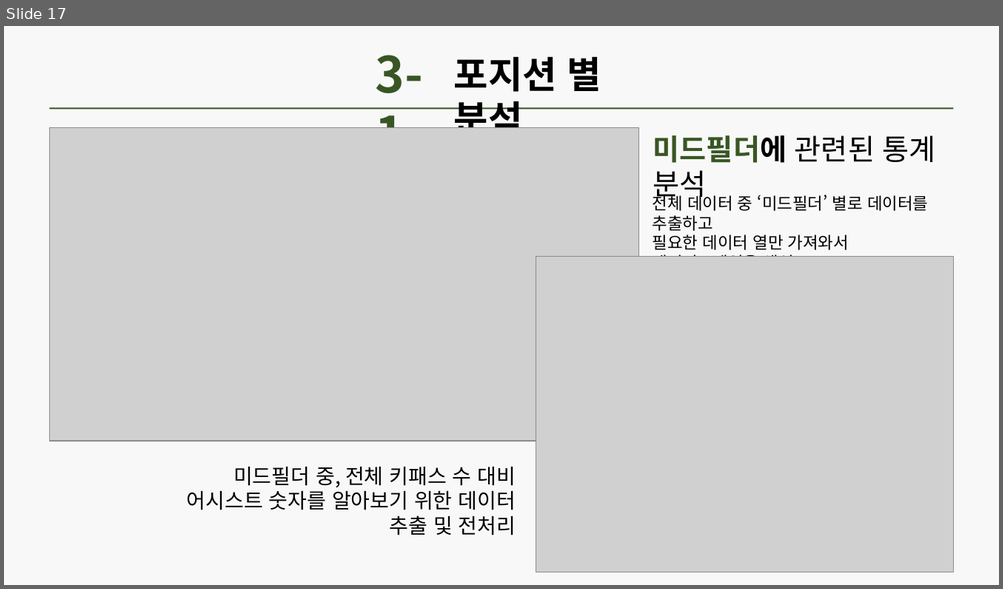
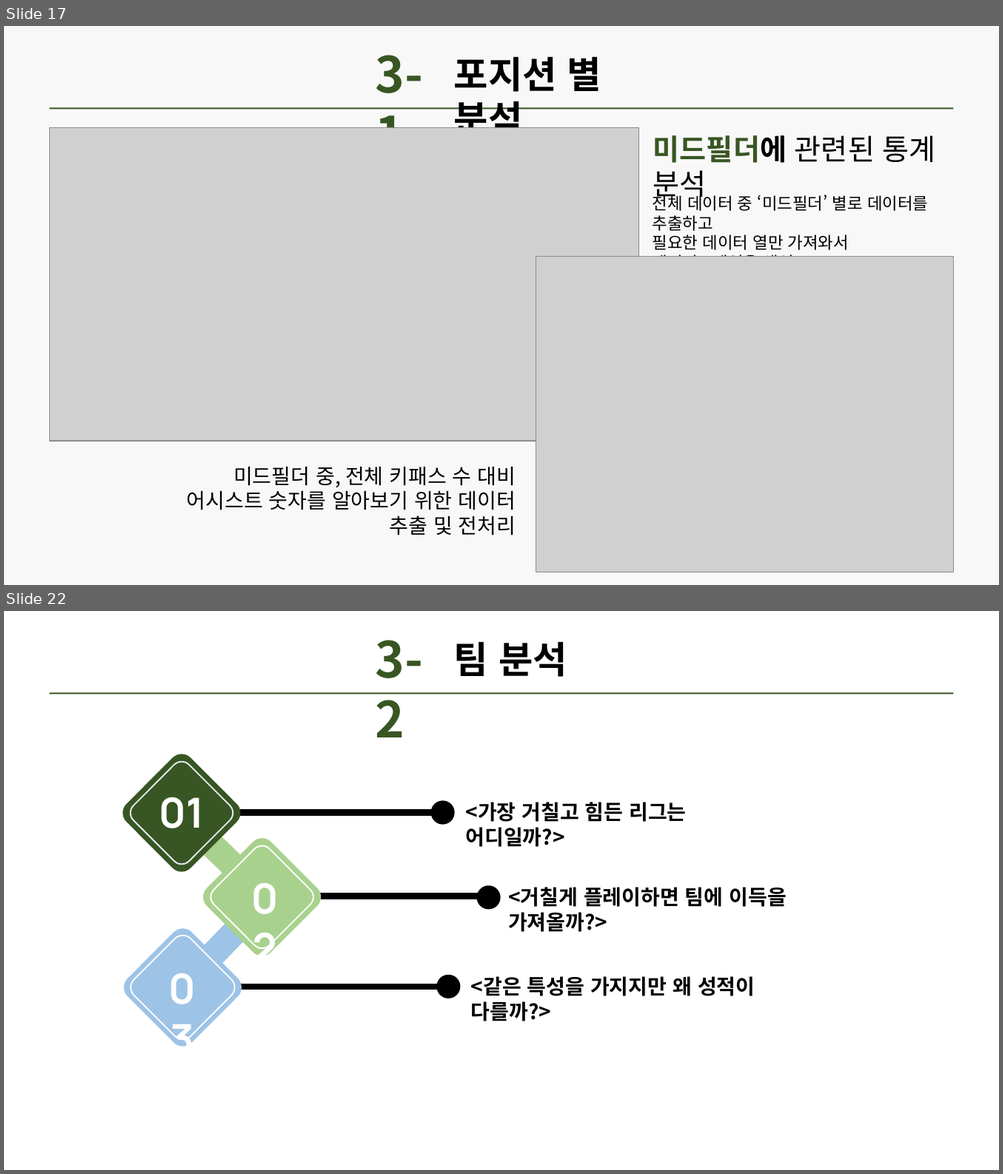
Before and after one commit to Gray116/BigData_Academy_1, a slide deck: 00_Projects/김설웅_개인프로젝트.pptx. Shown one above the other, each under a label of ours: slide 17 before the commit, slides 17 and 22 after it; the slides between them are not shown. The pictures are 1003x589 and 1003x1174 pixels, drawn with LibreOffice and Linux fonts; fonts in the diff are those of the drawing; grey boxes stand for pictures. Boxes give left, top, right and bottom in pixels: in the first picture for what was removed or moved away, otherwise in the second. Text is boxed around its words. In the diff, an @@ line names an element or a change of style, - is before the commit and + after.

```diff
--- a/00_Projects/김설웅_개인프로젝트.pptx
+++ b/00_Projects/김설웅_개인프로젝트.pptx
@@ slide 22 added at (4,611,999,1170), background #FFFFFF at 50% opacity @@
@@ text added at (375,640,422,738), 48 pt, text #385723, bold @@
+3-2
@@ text added at (454,641,567,677), 36 pt, text #000000, bold @@
+팀 분석
@@ rectangle added at (50,692,953,694), fill #385723 @@
@@ freeform shape added at (122,753,242,873), fill #385723 @@
@@ freeform shape added at (128,761,235,865), fill #E5E9F0 @@
@@ text added at (159,797,204,829), 40 pt, text #FFFFFF, bold @@
+01
@@ freeform shape added at (431,800,455,824), fill #000000 @@
@@ text added at (465,802,686,847), 20 pt, text #000000, bold @@
+<가장 거칠고 힘든 리그는 어디일까?>
@@ freeform shape added at (184,817,253,886), fill #A9D18E @@
@@ line added from (197, 812) to (435, 812), #000000 6 pt @@
@@ freeform shape added at (202,837,322,957), fill #A9D18E @@
@@ freeform shape added at (209,846,315,949), fill #FFFFFF @@
@@ text added at (233,869,296,925), 40 pt, text #FFFFFF, bold @@
+02
@@ line added from (293, 896) to (488, 896), #000000 6 pt @@
@@ freeform shape added at (477,886,501,909), fill #000000 @@
@@ text added at (508,887,785,932), 20 pt, text #000000, bold @@
+<거칠게 플레이하면 팀에 이득을 가져올까?>
@@ freeform shape added at (196,903,264,973), fill #9DC3E6 @@
@@ freeform shape added at (122,927,243,1048), fill #9DC3E6 @@
@@ freeform shape added at (130,935,236,1040), fill #FFFFFF @@
@@ text added at (150,960,213,1017), 40 pt, text #FFFFFF, bold @@
+03
@@ line added from (203, 987) to (440, 987), #000000 6 pt @@
@@ freeform shape added at (437,975,461,999), fill #000000 @@
@@ text added at (471,977,754,1022), 20 pt, text #000000, bold @@
+<같은 특성을 가지지만 왜 성적이 다를까?>
```
Also in this commit, not shown: 6 slides changed, 11 other slides added, 1 slide removed, 1 other file.
